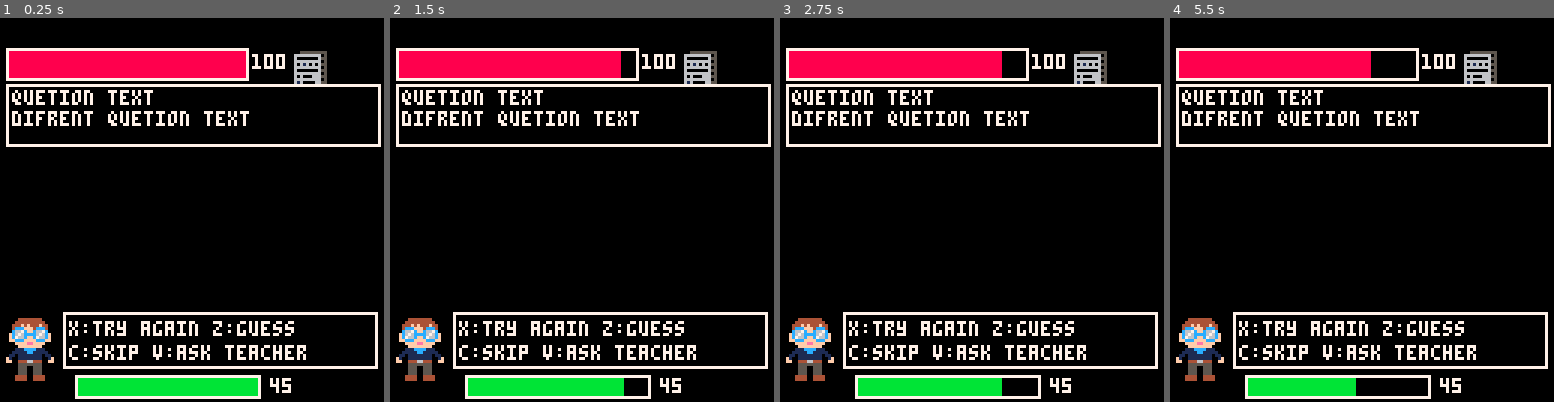
Above: before the commit, frames 1-4 (left to right).
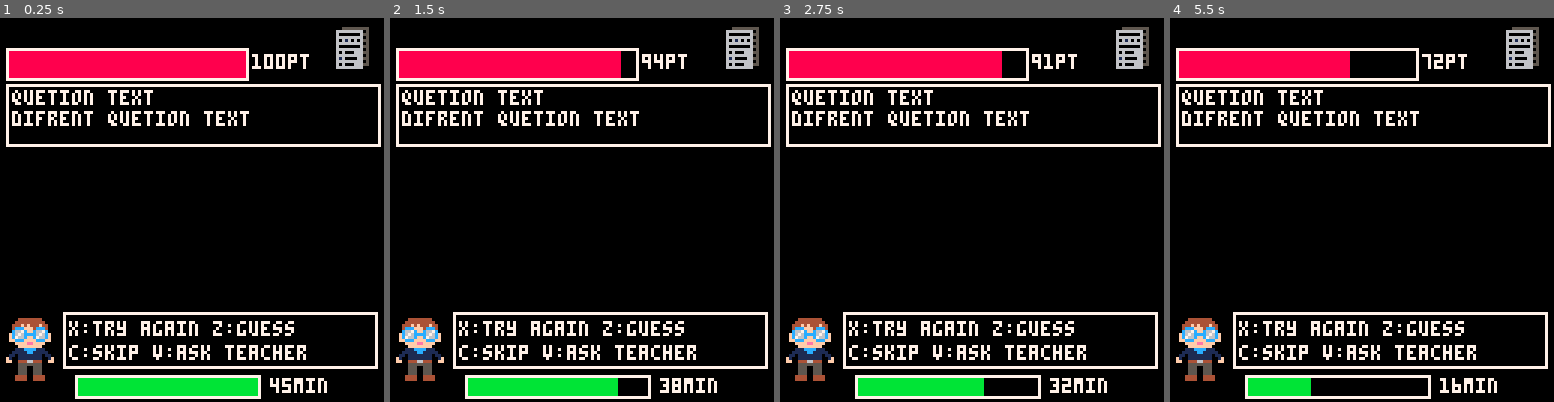
Above: after the commit, the same moments.

Repository: jayrat23/Exsam-game
Game: PICO-8 cartridge Exsam.p8
The game is run twice, just before and just after one commit, with the same random seed, the same clock (stepped at 60 frames per second) and the same inputs.
Inputs:
- Up to frame 1 (0.25 s): no input
- Up to frame 2 (1.5 s): tap X (X key) at 0.33, 1.07 s; tap O (Z key) at 0.7 s
- Up to frame 3 (2.75 s): hold Right 1.6-2.1 s; tap O (Z key) at 1.7, 2.1, 2.5 s; tap X (X key) at 1.85 s; hold Right from 2.47 s (still down)
- Up to frame 4 (5.5 s): tap O (Z key) every 0.4 s from 2.9 to 5.3 s; tap X (X key) at 2.97, 4.08, 5.2 s; release Right at 3.03 s; hold Right 4.02-4.68 s

The runs differ from the first frame. In frame 1, 1.5% of the frame differs, in the area x 75-97%, y 2-98%; in frame 2, 1.7%; in frame 3, 1.9%; in frame 4, 2.6%, in the area x 36-97%, y 2-99%.

Commit message:
trying to get some of the buttons working

Diff:
--- a/Exsam.p8
+++ b/Exsam.p8
@@ -21,10 +21,15 @@
 --techer cooldown
 teacher_cooldown = 0
 
+--skipped_questions list
+ skipped_questions = {}
+ game_state = "playing"
+
 --game state
 game_state = "playerturn"
 
 end
+
 -->8
 --everything visual
 
@@ -32,18 +37,18 @@
 function _draw()
  cls()
  spr(1,2,100,2,4)
- spr(65,96, 10, 2, 2)
+ spr(65, 110, 2, 2, 2)
 
 --test health bar (points missing)
 rect(2,10,82,20,7) --outline
 rectfill(3,11,3 + (test_points / max_points) * 78, 19, 8)
-print("100",84,12,7) --show current point
+print(tostr(test_points).."pt", 84, 12, 7) -- dynamic number + "pt"
 
 
 --player helth bar (time)
 rect(25,119,86,126,7)
 rectfill(26,120,26 + (player_time / max_time) * 59, 125, 11)
-print("45",90,120,7) --show current player helth
+print(tostr(player_time).."min", 90, 120, 7) -- dynamic number + "min"
 
 -- "questio text bar (tests "attacks")
 rect(2,22,126,42,7)
@@ -64,14 +69,59 @@
 -- update
 
 function _update()
+
+--cool down
+if teacher_cooldown > 0 then
+ teacher_cooldown -= 1
+end
+
+--actions
+
+--try harder (x button)
  if btnp(5) then
  if player_time >= 3 and test_points >= 3 then
  player_time -= 3
  test_points -= 3
+ end
+end
+
+--ask techer (v button)
+if btnp(7) then
+ if player_time >= 5 and teacher_cooldown == 0 then
+ player_time -= 5
+ test_points -= 5
+ teacher_cooldown = 4 -- blocks for 4 actions
+ end
+end
+
+-- guess randomly (z) button
+
+if btnp(4) then
+ if player_time >= 1 then
+ player_time -= 1
+ if rnd(1) <= 0.25 then
+ test_points -= 5 -- 25% chance: test loses 5
   end
  end
+end
 
+-- skip (c button)
+
+if btnp(1) then
+ -- cost nothing, just mark the question as skipped
+ add(skipped_questions, true) -- we'll store a count
+ end
+
+-- win/lose
+
+if test_points <= 40 then
+ game_state = "victory"
+elseif player_time <= 0 and test_points > 40 then
+ game_state = "defeat"
+ end
 end
+
+
 __gfx__
 00000000000044444444000000004444444400000000000000000000000000000000000000000000000000000000000000000000000000000000000000000000
 00000000000444444444400000044444444440000000000000000000000000000000000000000000000000000000000000000000000000000000000000000000
